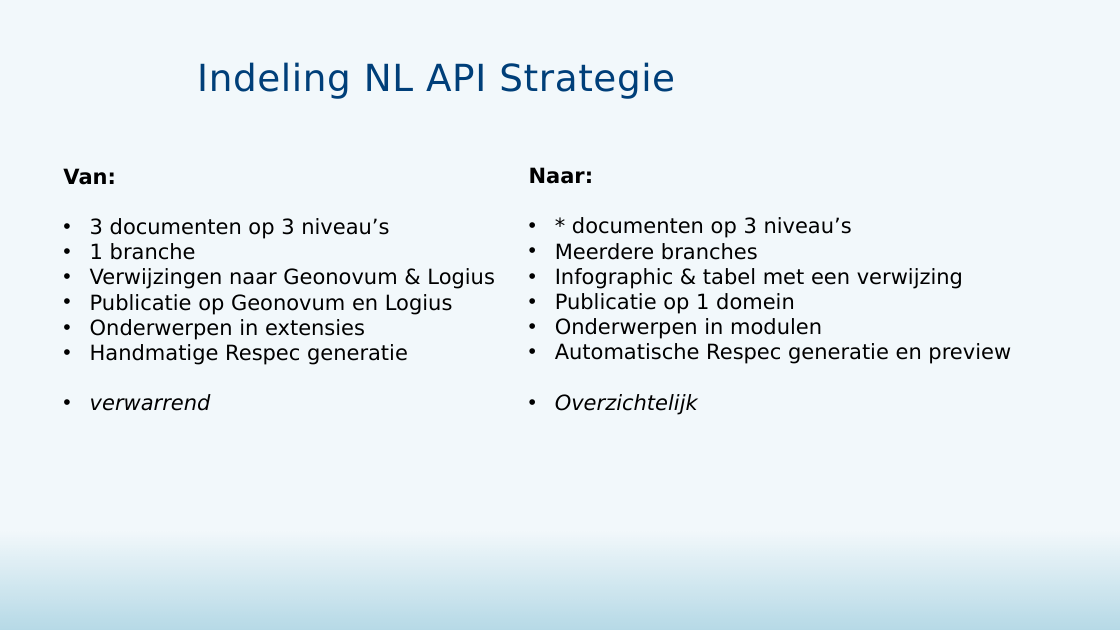
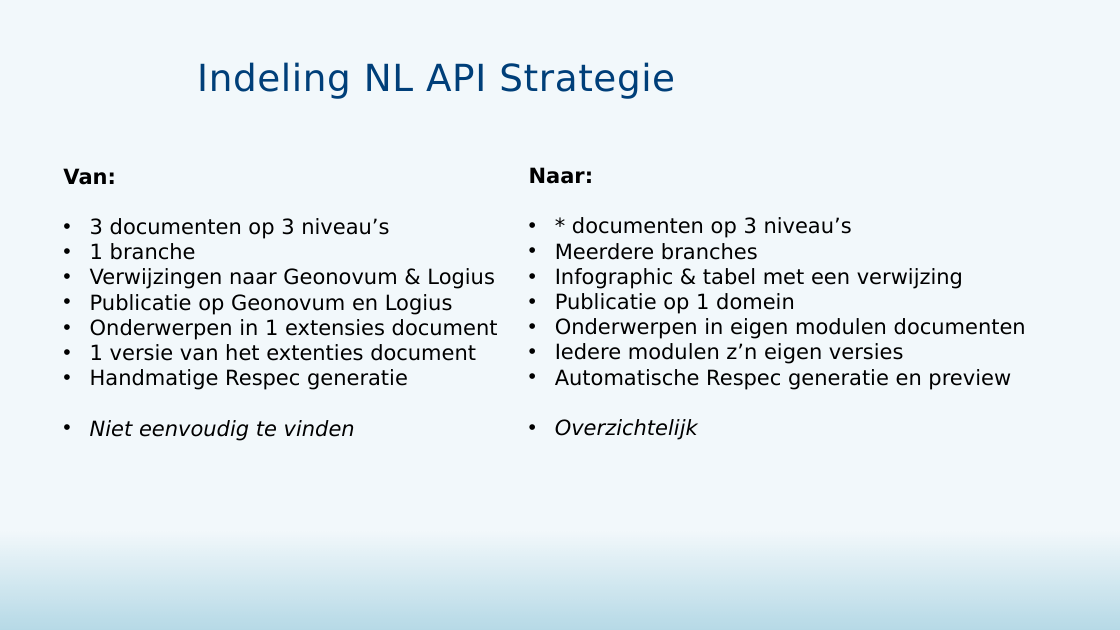
Before and after one commit to Geonovum/KP-APIs, a slide deck: slide 21 of Werkgroep API design rules/presentaties/20220930 presentatie modulaire opbouw.pptx. Drawn at 1120x630 pixels with LibreOffice and Linux fonts; fonts in the diff are those of the drawing; background and template pictures are left out. Boxes give left, top, right and bottom in pixels: in the first picture for what was removed or moved away, otherwise in the second. Text is boxed around its words. In the diff, an @@ line names an element or a change of style, - is before the commit and + after.

```diff
--- a/Werkgroep API design rules/presentaties/20220930 presentatie modulaire opbouw.pptx
+++ b/Werkgroep API design rules/presentaties/20220930 presentatie modulaire opbouw.pptx
@@ text at <box>90,319,498,361</box>: text changed @@
-• Onderwerpen in extensies
+• Onderwerpen in 1 extensies document
+• 1 versie van het extenties document
@@ text at <box>555,318,1026,364</box>: text changed @@
-• Onderwerpen in modulen
+• Onderwerpen in eigen modulen documenten
+• Iedere modulen z’n eigen versies
@@ text at <box>90,420,355,441</box>: text changed @@
-• verwarrend
+• Niet eenvoudig te vinden
```
Also in this commit, not shown: 1 other slide changed.
